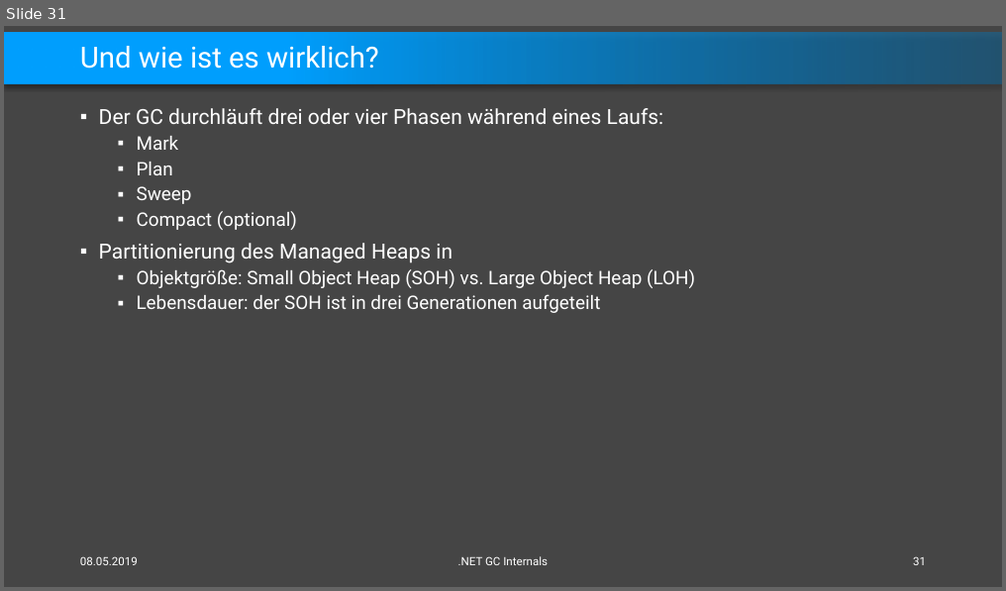
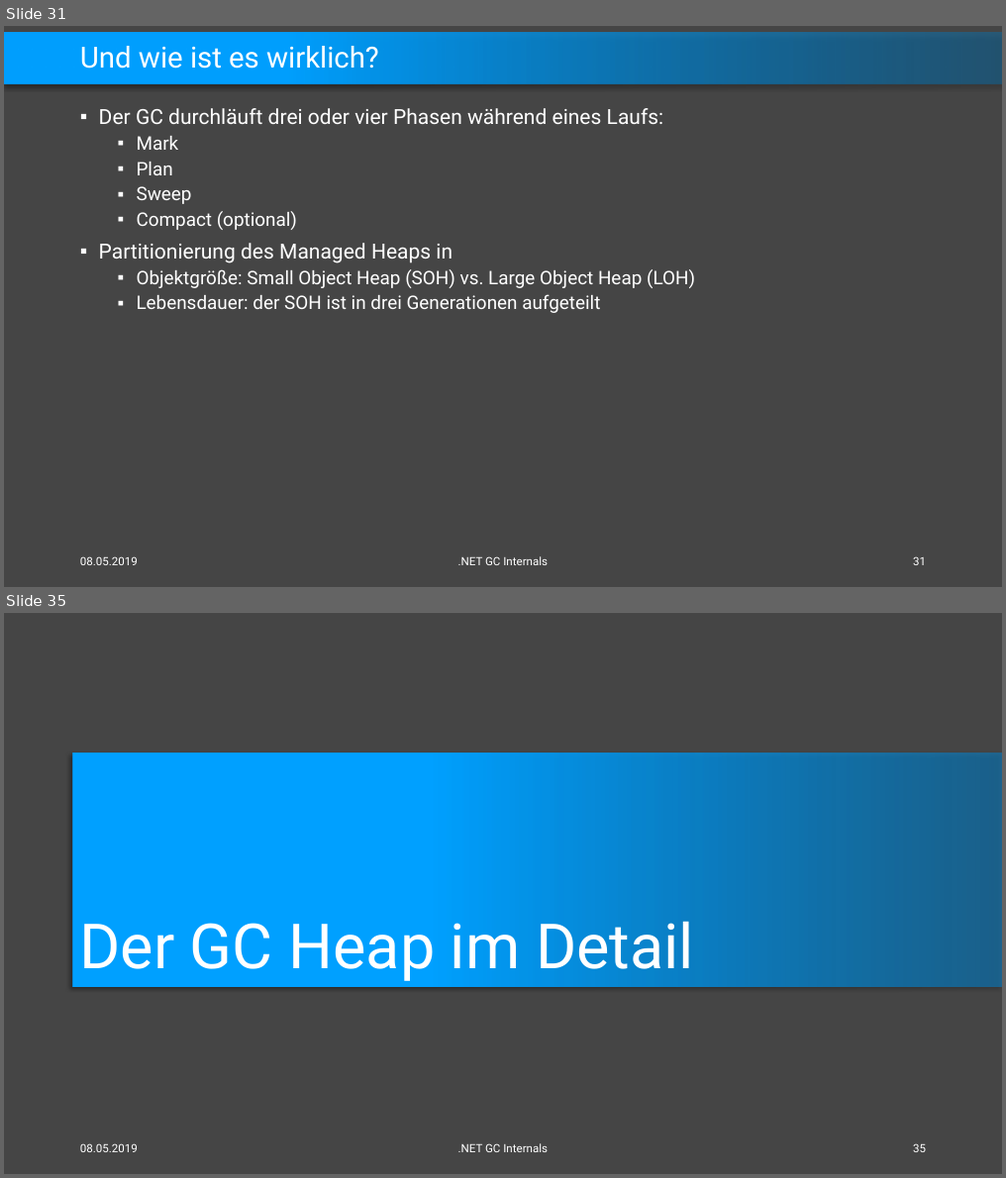
Before and after one commit to feO2x/DotnetGCInternals, a slide deck: Dotnet GC Internals.pptx. Shown one above the other, each under a label of ours: slide 31 before the commit, slides 31 and 35 after it; the slides between them are not shown. The pictures are 1006x591 and 1006x1178 pixels, drawn with LibreOffice and Linux fonts; fonts in the diff are those of the drawing. Boxes give left, top, right and bottom in pixels: in the first picture for what was removed or moved away, otherwise in the second. Text is boxed around its words. In the diff, an @@ line names an element or a change of style, - is before the commit and + after.

```diff
--- a/Dotnet GC Internals.pptx
+++ b/Dotnet GC Internals.pptx
@@ slide 35 added at (x1=4, y1=613, x2=1002, y2=1174), background #454545 @@
@@ rectangle added at (x1=73, y1=753, x2=1002, y2=986), fill gradient #0088D9 to #00A0FF @@
@@ title added at (x1=79, y1=921, x2=694, y2=981), 60 pt, text #FFFFFF @@
+Der GC Heap im Detail
@@ text added at (x1=80, y1=1144, x2=138, y2=1153), 11 pt, text #FFFFFF @@
+08.05.2019
@@ text added at (x1=458, y1=1144, x2=548, y2=1153), 11 pt, text #FFFFFF @@
+.NET GC Internals
@@ page number added at (x1=913, y1=1144, x2=926, y2=1153), 11 pt, text #FFFFFF @@
+35
```
Also in this commit, not shown: 1 slide changed, 4 other slides added.
